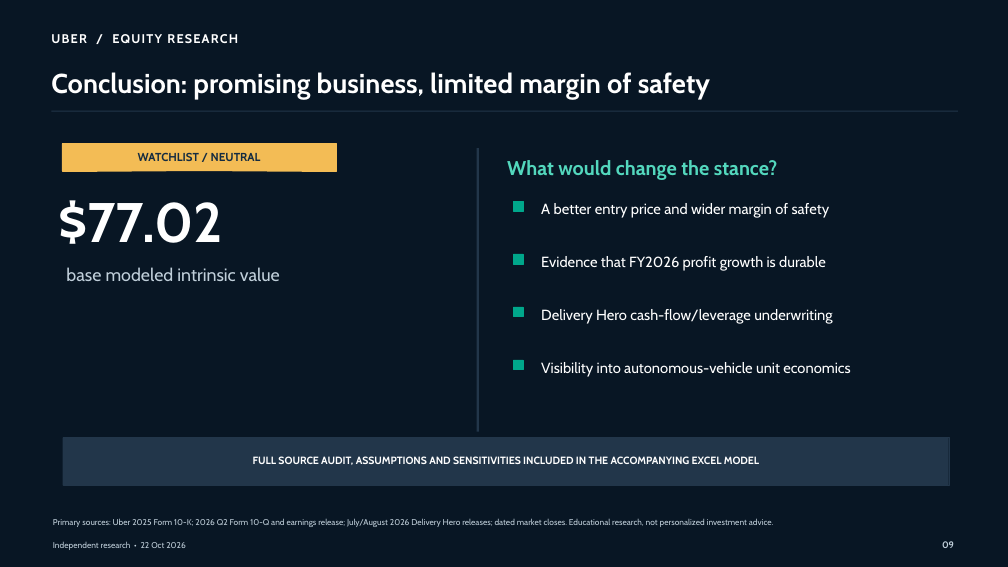
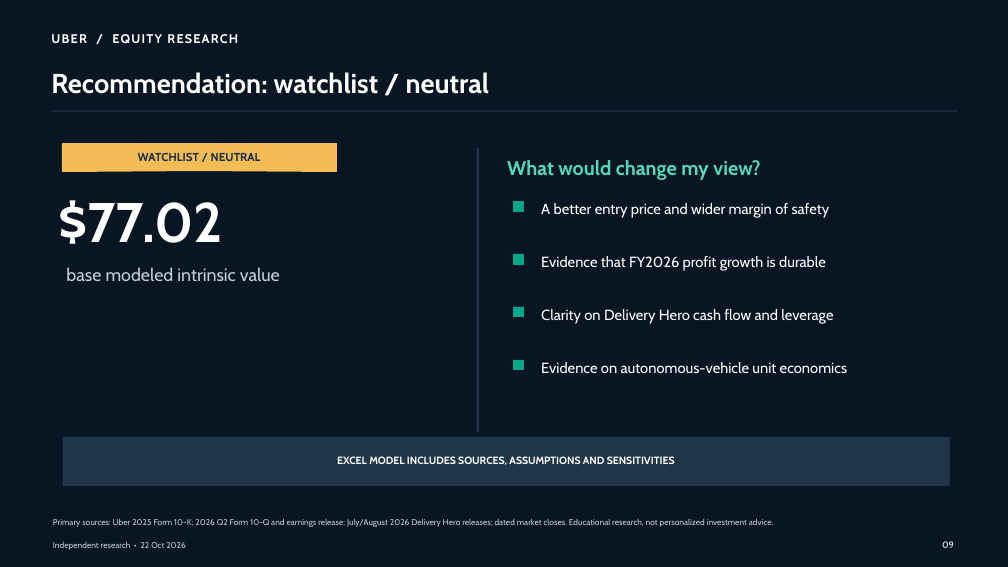
Before and after one commit to Anish-G13/Anish-G13.github.io, a slide deck: slide 9 of Uber_Equity_Research_Stock_Pitch.pptx. Drawn at 1008x567 pixels with LibreOffice and Linux fonts; fonts in the diff are those of the drawing. Boxes give left, top, right and bottom in pixels: in the first picture for what was removed or moved away, otherwise in the second. Text is boxed around its words. In the diff, an @@ line names an element or a change of style, - is before the commit and + after.

```diff
--- a/Uber_Equity_Research_Stock_Pitch.pptx
+++ b/Uber_Equity_Research_Stock_Pitch.pptx
@@ text at box(51, 72, 490, 94): text changed @@
-Conclusion: promising business, limited margin of safety
+Recommendation: watchlist / neutral
@@ text at box(507, 160, 760, 180): text changed @@
-What would change the stance?
+What would change my view?
@@ text at box(541, 309, 833, 324): text changed @@
-Delivery Hero cash-flow/leverage underwriting
+Clarity on Delivery Hero cash flow and leverage
@@ text at box(541, 362, 847, 373): text changed @@
-Visibility into autonomous-vehicle unit economics
+Evidence on autonomous-vehicle unit economics
@@ text at box(337, 456, 675, 465): text changed @@
-FULL SOURCE AUDIT, ASSUMPTIONS AND SENSITIVITIES INCLUDED IN THE ACCOMPANYING EXCEL MODEL
+EXCEL MODEL INCLUDES SOURCES, ASSUMPTIONS AND SENSITIVITIES
```
Also in this commit, not shown: 8 other slides changed, 9 other files.
